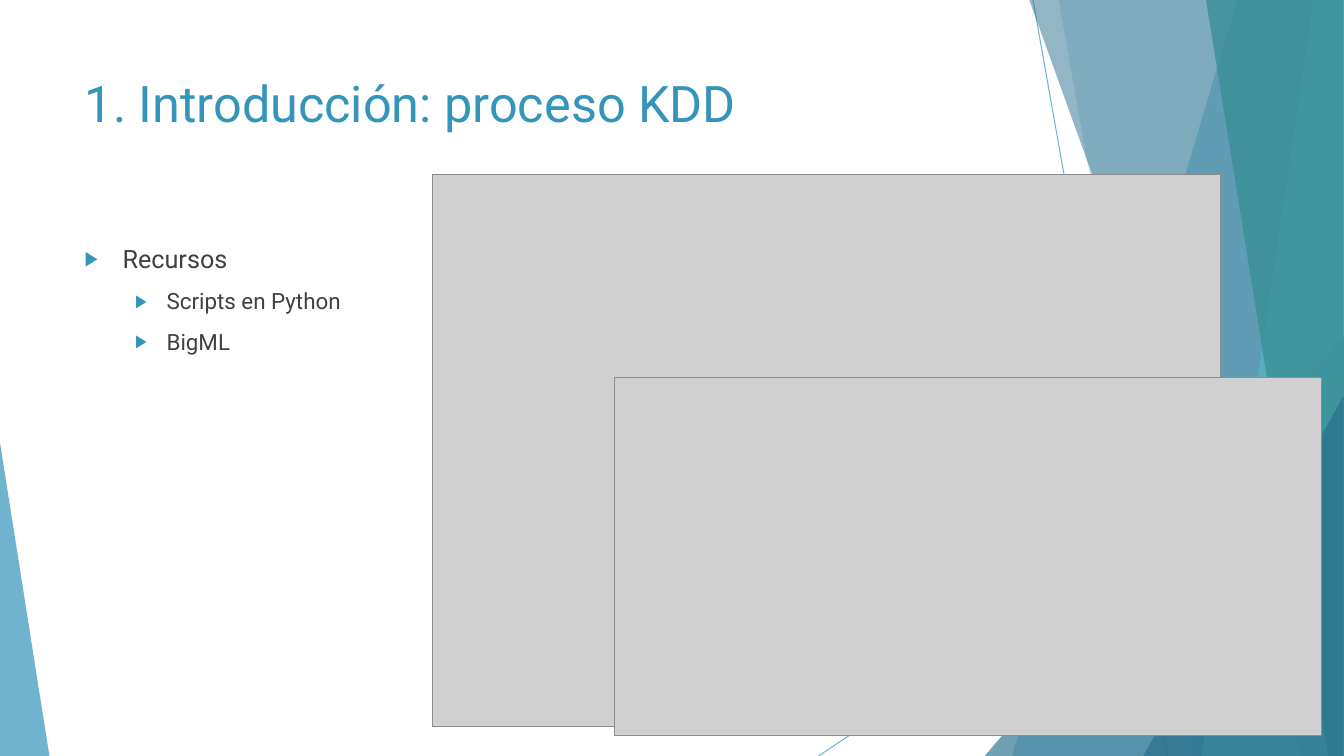
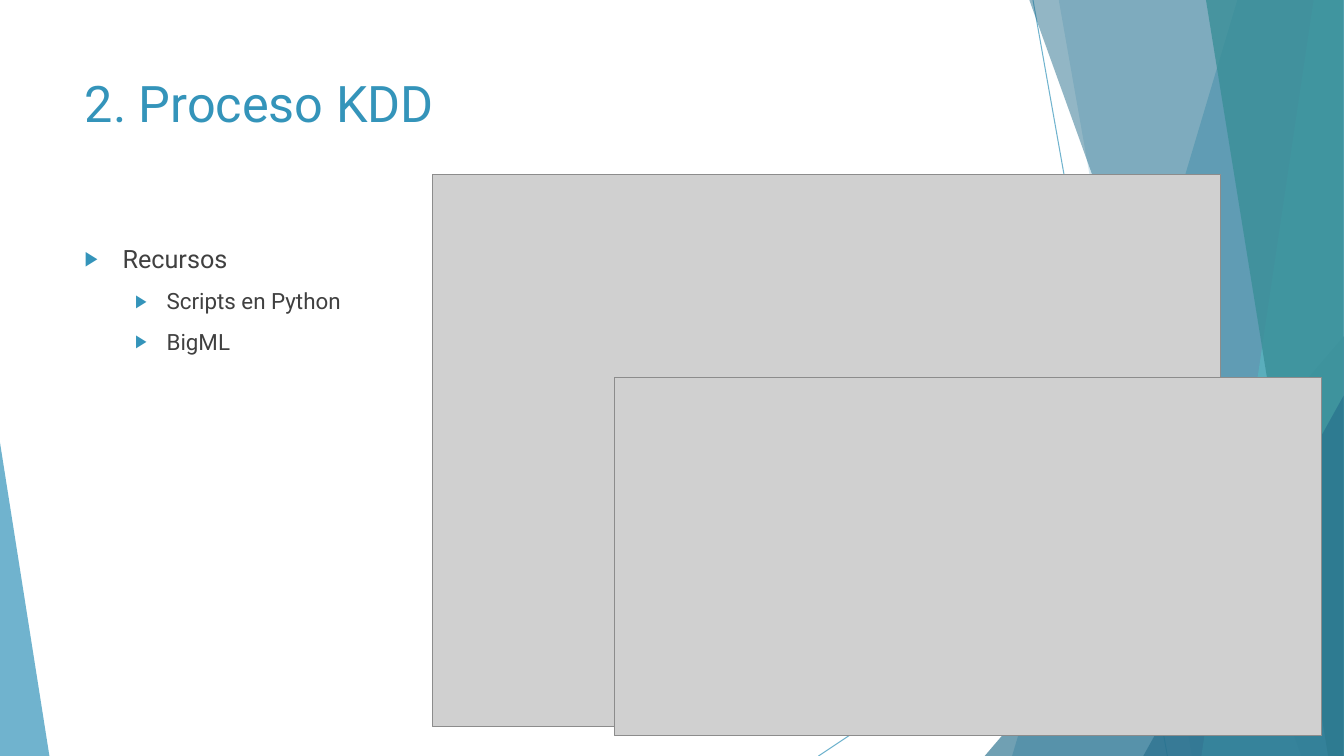
Before and after one commit to Geadalu/DataMiningHealth, a slide deck: slide 4 of Presentación DataMiningHealth.pptx. Drawn at 1344x756 pixels with LibreOffice and Linux fonts; fonts in the diff are those of the drawing; grey boxes stand for pictures. Boxes give left, top, right and bottom in pixels: in the first picture for what was removed or moved away, otherwise in the second. Text is boxed around its words. In the diff, an @@ line names an element or a change of style, - is before the commit and + after.

```diff
--- a/Presentación DataMiningHealth.pptx
+++ b/Presentación DataMiningHealth.pptx
@@ title at bbox=[85, 85, 434, 123]: text changed @@
-1. Introducción: proceso KDD
+2. Proceso KDD
```
Also in this commit, not shown: 18 other slides changed, 24 slides added, 4 other files.
